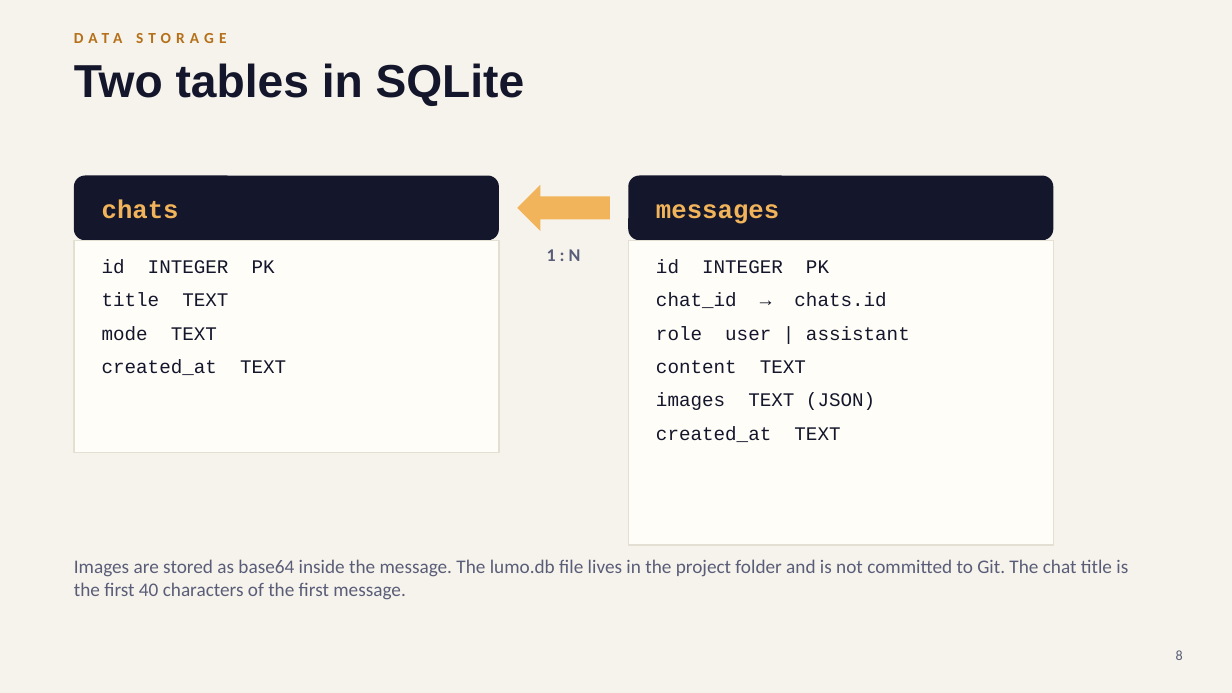
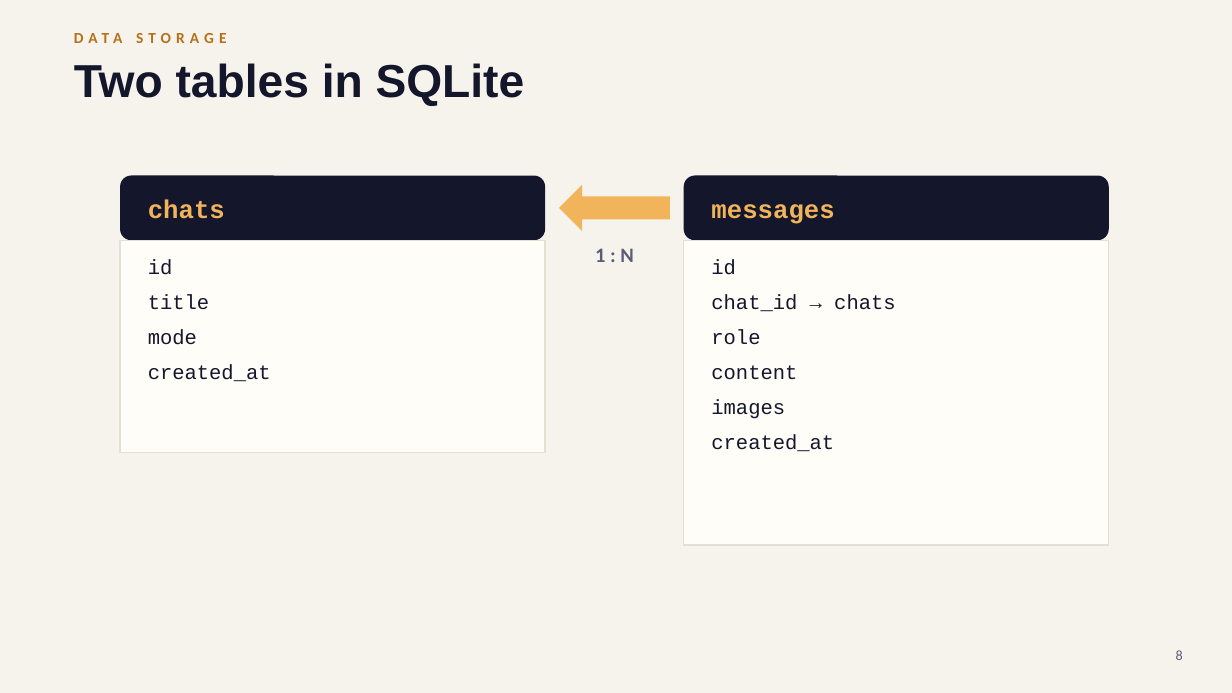
Before and after one commit to surnova2703/lumelle, a slide deck: slide 8 of docs/Lumo_AI_tech_EN.pptx. Drawn at 1232x693 pixels with LibreOffice and Linux fonts; fonts in the diff are those of the drawing. Boxes give left, top, right and bottom in pixels: in the first picture for what was removed or moved away, otherwise in the second. Text is boxed around its words. In the diff, an @@ line names an element or a change of style, - is before the commit and + after.

```diff
--- a/docs/Lumo_AI_tech_EN.pptx
+++ b/docs/Lumo_AI_tech_EN.pptx
@@ right arrow: place and size @@
-right arrow at (518,185,610,231)
+right arrow at (559,185,670,231)
@@ text "1 : N": place and size @@
-text "1 : N" at (547,249,581,261)
+text "1 : N" at (595,248,633,262)
@@ text "1 : N" at (595,248,633,262): size 14 to 16 pt @@
@@ 1 text, 1 rounded rectangle, 1 rectangle: place and size @@
-1 text, 1 rounded rectangle, 1 rectangle at (74,176,499,453)
+1 text, 1 rounded rectangle, 1 rectangle at (120,176,545,453)
@@ text at (148,260,271,382): text changed; size 15 to 16 pt @@
-id INTEGER PK
-title TEXT
-mode TEXT
-created_at TEXT
+id
+title
+mode
+created_at
@@ 1 text, 1 rounded rectangle, 1 rectangle: place and size @@
-1 text, 1 rounded rectangle, 1 rectangle at (628,176,1054,545)
+1 text, 1 rounded rectangle, 1 rectangle at (684,176,1109,545)
@@ text at (711,260,895,452): text changed; size 15 to 16 pt @@
-id INTEGER PK
-chat_id → chats.id
-role user | assistant
-content TEXT
-images TEXT (JSON)
-created_at TEXT
+id
+chat_id → chats
+role
+content
+images
+created_at
@@ text removed at (74,559,1128,600) @@
-Images are stored as base64 inside the message. The lumo.db file lives in the project folder and is not committed to Git. The chat title is the first 40 characters of the first message.
```
Also in this commit, not shown: 10 other slides changed, 1 slide added, 1 slide removed, 29 other files.
